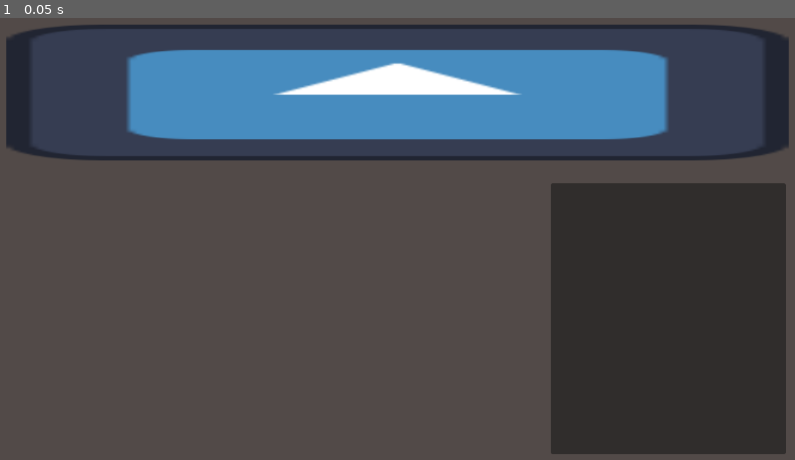
Above: before the commit, frame 1.
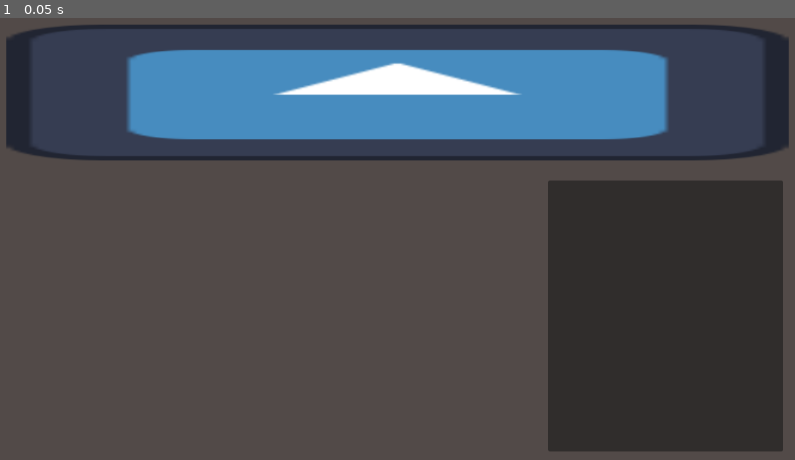
Above: after the commit, the same moment.

Repository: alifyudstira/RPG-game-project
Game: Godot game, scene res://store/store_ui_buy.tscn
Two runs of this game, one before a commit and one after it. Both use one fixed random seed, a clock stepped at 60 frames per second and the inputs below. The project has no main scene, so this scene is started directly. The engine's default icon, where the game draws it, is replaced by a stand-in: a white triangle on a blue panel in a dark square.
Inputs:
- Up to frame 1 (0.05 s): no input

The runs differ from the first frame. In frame 1, 0.7% of the frame differs, in the area x 68-99%, y 36-99%.
Error after the commit: Parse Error: Expected indented block after function declaration. (res://store/store_ui_buy.gd:9)

Commit message:
store buy 2

Diff:
--- /dev/null
+++ b/global_script/store_items.gd
@@ -0,0 +1,6 @@
+extends Node
+
+var testStore:Dictionary = {
+	load("res://item/tres/apple.tres"): 10,
+	load("res://item/tres/stone.tres"): 5,
+}
--- a/menu_ui/inventory/inventory.gd
+++ b/menu_ui/inventory/inventory.gd
@@ -26,6 +26,7 @@
 			itemDesc.text = InvManager.inv[key]["resource"].desc
 			itemLabel.text = key
 
+	#ini untuk test
 	if Input.is_action_just_pressed("ui_accept"):
 		InvManager.add_to_inv(load("res://item/tres/apple.tres"), 3)
 		populate_list()
--- a/project.godot
+++ b/project.godot
@@ -18,6 +18,7 @@
 
 GameManager="*uid://bqxupq0ogcr14"
 InvManager="*uid://cxaqi5d8lbxx7"
+StoreItems="*uid://bo8s3w40dq5sl"
 
 [physics]
 
--- /dev/null
+++ b/store/item_button.tscn
@@ -0,0 +1,54 @@
+[gd_scene format=3 uid="uid://00kx1o65ohps"]
+
+[node name="Control" type="Control" unique_id=779650605]
+layout_mode = 3
+anchors_preset = 15
+anchor_right = 1.0
+anchor_bottom = 1.0
+offset_bottom = -596.0
+grow_horizontal = 2
+grow_vertical = 2
+
+[node name="itemButton" type="Button" parent="." unique_id=252969794]
+layout_mode = 1
+anchors_preset = 8
+anchor_left = 0.5
+anchor_top = 0.5
+anchor_right = 0.5
+anchor_bottom = 0.5
+offset_left = -574.0
+offset_top = -23.0
+offset_right = 574.0
+offset_bottom = 23.0
+grow_horizontal = 2
+grow_vertical = 2
+
+[node name="name" type="Label" parent="itemButton" unique_id=571268579]
+layout_mode = 1
+anchors_preset = 4
+anchor_top = 0.5
+anchor_bottom = 0.5
+offset_left = 6.0
+offset_top = -17.0
+offset_right = 470.0
+offset_bottom = 17.0
+grow_vertical = 2
+text = "Item name"
+vertical_alignment = 1
+
+[node name="price" type="Label" parent="itemButton" unique_id=586621709]
+layout_mode = 1
+anchors_preset = 6
+anchor_left = 1.0
+anchor_top = 0.5
+anchor_right = 1.0
+anchor_bottom = 0.5
+offset_left = -474.0
+offset_top = -17.0
+offset_right = -10.0
+offset_bottom = 17.0
+grow_horizontal = 0
+grow_vertical = 2
+text = "price"
+horizontal_alignment = 2
+vertical_alignment = 1
--- /dev/null
+++ b/store/store_ui_buy.gd
@@ -0,0 +1,16 @@
+extends Control
+
+@export var item_btn:PackedScene
+
+var itemDb = StoreItems.testStore
+
+var itemList:VBoxContainer = $itemList
+
+func _ready() -> void:
+
+
+func populate_list():
+	for child in itemList.get_children():
+		child.free()
+
+	for item in itemDb:
--- a/store/store_ui_buy.tscn
+++ b/store/store_ui_buy.tscn
@@ -1,6 +1,7 @@
 [gd_scene format=3 uid="uid://dad7r0muujykm"]
 
 [ext_resource type="Texture2D" uid="uid://bsehhcugedtse" path="res://icon.svg" id="1_5vhbh"]
+[ext_resource type="Script" uid="uid://ky0rdrlpavum" path="res://store/store_ui_buy.gd" id="1_k085c"]
 
 [sub_resource type="StyleBoxFlat" id="StyleBoxFlat_k085c"]
 bg_color = Color(0.41361988, 0.25245208, 0.20164523, 0.18039216)
@@ -12,6 +13,7 @@
 anchor_bottom = 1.0
 grow_horizontal = 2
 grow_vertical = 2
+script = ExtResource("1_k085c")
 
 [node name="Panel2" type="Panel" parent="." unique_id=1192636189]
 layout_mode = 0
@@ -31,7 +33,7 @@
 grow_horizontal = 2
 texture = ExtResource("1_5vhbh")
 
-[node name="VBoxContainer" type="VBoxContainer" parent="." unique_id=180674599]
+[node name="itemList" type="VBoxContainer" parent="." unique_id=180674599]
 layout_mode = 1
 anchors_preset = 8
 anchor_left = 0.5
@@ -45,9 +47,16 @@
 grow_horizontal = 2
 grow_vertical = 2
 
-[node name="Panel" type="Panel" parent="." unique_id=85768458]
-layout_mode = 0
-offset_left = 797.0
-offset_top = 240.0
-offset_right = 1136.0
-offset_bottom = 631.0
+[node name="itemInfo" type="Panel" parent="." unique_id=85768458]
+layout_mode = 1
+anchors_preset = 3
+anchor_left = 1.0
+anchor_top = 1.0
+anchor_right = 1.0
+anchor_bottom = 1.0
+offset_left = -359.0
+offset_top = -412.0
+offset_right = -20.0
+offset_bottom = -21.0
+grow_horizontal = 0
+grow_vertical = 0
Not shown, added: global_script/store_items.gd.uid
Not shown, added: store/store_ui_buy.gd.uid
